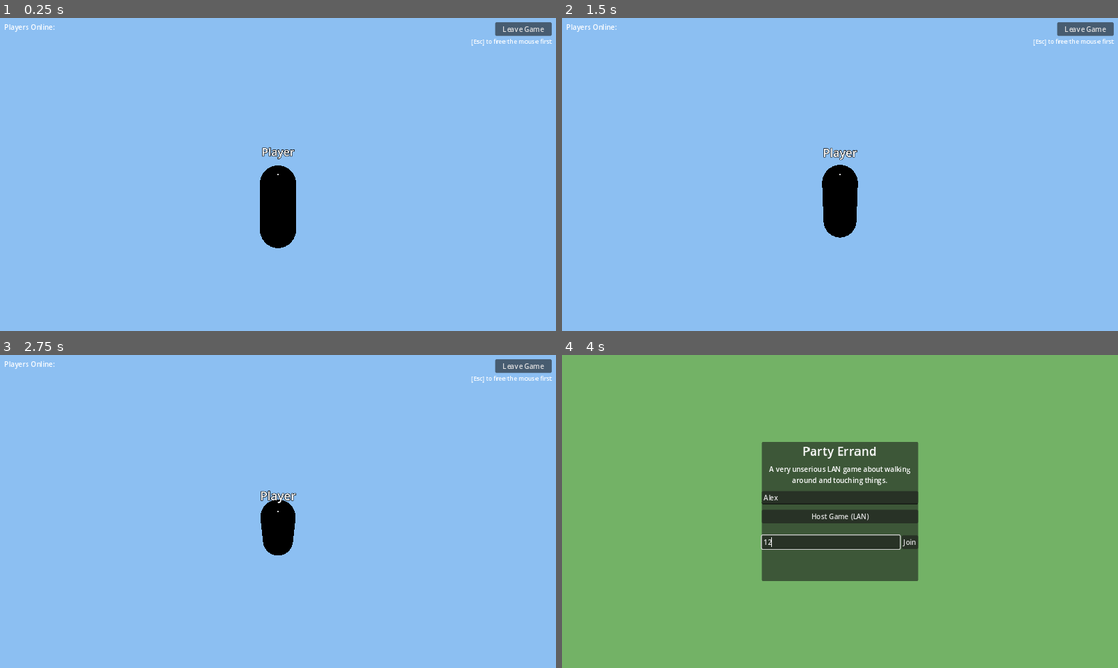
Above: before the commit, frames 1-4 (two rows, left to right).
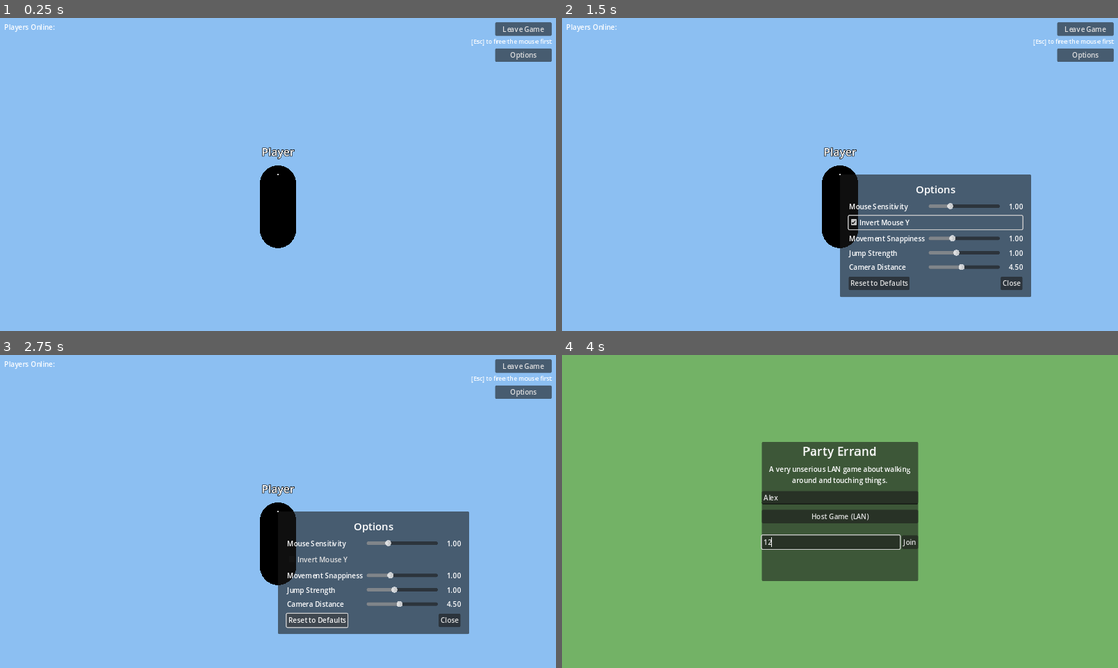
Above: after the commit, the same moments.

Repository: metheglin28/3dgame
Game: Godot game, scene res://scenes/player.tscn
Two runs of this game, one before a commit and one after it. Both use one fixed random seed, a clock stepped at 60 frames per second and the inputs below. This scene is started directly instead of the project's main scene.
Inputs (mouse positions are in pixels of both pictures, inside the frame that each line leads up to):
- Up to frame 1 (0.25 s): no input
- Up to frame 2 (1.5 s): click (1084, 55) at 0.5 s, where only the run after the commit has a clickable "Options"; click (934, 221) at 1.25 s, where only the run after the commit has a clickable "Invert Mouse Y"
- Up to frame 3 (2.75 s): click (316, 621) at 2 s, where only the run after the commit has a clickable "Reset to Defaults"
- Up to frame 4 (4 s): click "Leave Game" at 2.75 s; click (840, 498) at 3.52 s; type "Alex" at 3.6 s; click (828, 542) at 3.75 s; type "12" at 3.83 s

The runs differ from the first frame. In frame 1, 0.4% of the frame differs, in the area x 4-100%, y 2-14%; in frame 2, 14%; in frame 3, 14%, in the area x 4-100%, y 2-90%; in frame 4, nothing differs.

Commit message:
Add in-game options screen and graceful host shutdown
Options button in the HUD (free the mouse with Esc first) opens a panel
of live-applying sliders: mouse sensitivity, invert Y, movement
snappiness, jump strength, and camera distance. Values live in a new
Settings autoload, persist to user://settings.cfg (debounced saves),
and reload on startup. Camera/sensitivity settings are purely local;
movement snappiness and jump strength are RPC'd to the server (which
simulates movement) and clamped there to the slider ranges, so a
modified client can't grant itself super-jumps. The scroll-wheel zoom
now routes through the same camera-distance setting so the wheel and
slider stay in sync and the preference persists.

Also: while testing the settings RPC with two processes, found that a
client crashes (engine-level segfault in Godot 4.3's teardown) when
the HOST process dies abruptly mid-game. Verified this predates
today's changes. Mitigated the common real-world trigger by handling
NOTIFICATION_WM_CLOSE_REQUEST: closing the host's window now performs
a clean peer disconnect (same code path as the Leave button, which
clients handle fine) before quitting. A host hard-killed some other
way can still crash clients; that part is not fixable from GDScript.

Verified headless: slider widgets drive Settings; camera distance and
sensitivity/invert math apply exactly (2x sensitivity moved the camera
exactly 2x, inverted pitch inverted); jump peak velocity hit exactly
base*1.5 with the slider at 1.5; a remote client's feel values arrive
server-side with absurd values clamped (99.0 -> 1.8); settings survive
a save/reload round trip; and with graceful shutdown a connected
client now survives the host closing, landing back on the main menu.

Diff:
--- a/project.godot
+++ b/project.godot
@@ -20,6 +20,7 @@
 
 NetworkManager="*res://scripts/autoload/network_manager.gd"
 GameState="*res://scripts/autoload/game_state.gd"
+Settings="*res://scripts/autoload/settings.gd"
 
 [display]
 
--- a/scenes/player.tscn
+++ b/scenes/player.tscn
@@ -1,6 +1,7 @@
-[gd_scene load_steps=7 format=3]
+[gd_scene load_steps=8 format=3]
 
 [ext_resource type="Script" path="res://scripts/player.gd" id="1"]
+[ext_resource type="Script" path="res://scripts/options_menu.gd" id="2"]
 
 [sub_resource type="CapsuleShape3D" id="CapsuleShape3D_1"]
 radius = 0.4
@@ -124,6 +125,16 @@
 theme_override_font_sizes/font_size = 14
 text = "[Esc] to free the mouse first"
 
+[node name="OptionsButton" type="Button" parent="HUD"]
+anchors_preset = 1
+anchor_left = 1.0
+anchor_right = 1.0
+offset_left = -140.0
+offset_top = 70.0
+offset_right = -10.0
+offset_bottom = 100.0
+text = "Options"
+
 [node name="PlayerListLabel" type="Label" parent="HUD"]
 anchors_preset = 0
 offset_left = 10.0
@@ -132,3 +143,10 @@
 offset_bottom = 200.0
 theme_override_font_sizes/font_size = 16
 text = "Players Online:"
+
+[node name="OptionsMenu" type="Control" parent="HUD"]
+anchors_preset = 15
+anchor_right = 1.0
+anchor_bottom = 1.0
+visible = false
+script = ExtResource("2")
--- a/scripts/autoload/network_manager.gd
+++ b/scripts/autoload/network_manager.gd
@@ -20,6 +20,28 @@
 	multiplayer.connected_to_server.connect(_on_connected_to_server)
 	multiplayer.connection_failed.connect(_on_connection_failed)
 	multiplayer.server_disconnected.connect(_on_server_disconnected)
+	# Handle the window's X button ourselves (see _notification below).
+	get_tree().auto_accept_quit = false
+
+
+## Closing the window while hosting must disconnect gracefully BEFORE the
+## process dies: an abruptly killed host trips an engine-level teardown crash
+## (Godot 4.3) on every connected client. A clean peer close takes the same
+## path as the Leave button, which clients handle fine.
+func _notification(what: int) -> void:
+	if what == NOTIFICATION_WM_CLOSE_REQUEST:
+		graceful_quit()
+
+
+func graceful_quit() -> void:
+	if multiplayer.multiplayer_peer == null:
+		get_tree().quit()
+		return
+	leave_game()
+	# Keep the process alive a few frames so ENet actually transmits the
+	# disconnect handshake before we exit.
+	await get_tree().create_timer(0.2).timeout
+	get_tree().quit()
 
 
 func host_game(player_name: String, port: int = DEFAULT_PORT) -> Error:
--- /dev/null
+++ b/scripts/autoload/settings.gd
@@ -0,0 +1,76 @@
+extends Node
+## Autoload singleton holding player-tunable control-feel settings, persisted
+## to user://settings.cfg. UI (options_menu.gd) writes these and calls
+## notify_changed(); the local player listens for `changed` and applies them.
+##
+## Movement-feel values are expressed as multipliers of the base constants in
+## player.gd so defaults are obviously 1.0 and the server can clamp what a
+## client sends it to the same ranges the sliders allow.
+
+signal changed
+
+const SAVE_PATH := "user://settings.cfg"
+const BASE_SENSITIVITY := 0.0035
+
+const SENS_RANGE := Vector2(0.2, 3.0)
+const ACCEL_RANGE := Vector2(0.3, 2.5)
+const JUMP_RANGE := Vector2(0.5, 1.8)
+const CAMERA_RANGE := Vector2(1.5, 8.0)
+
+var sens_mult := 1.0
+var invert_y := false
+var accel_mult := 1.0
+var jump_mult := 1.0
+var camera_distance := 4.5
+
+var _save_pending := false
+
+
+func _ready() -> void:
+	load_from_disk()
+
+
+func notify_changed() -> void:
+	changed.emit()
+	_queue_save()
+
+
+func reset_to_defaults() -> void:
+	sens_mult = 1.0
+	invert_y = false
+	accel_mult = 1.0
+	jump_mult = 1.0
+	camera_distance = 4.5
+	notify_changed()
+
+
+func load_from_disk() -> void:
+	var cfg := ConfigFile.new()
+	if cfg.load(SAVE_PATH) != OK:
+		return
+	sens_mult = clampf(cfg.get_value("controls", "sens_mult", sens_mult), SENS_RANGE.x, SENS_RANGE.y)
+	invert_y = bool(cfg.get_value("controls", "invert_y", invert_y))
+	accel_mult = clampf(cfg.get_value("controls", "accel_mult", accel_mult), ACCEL_RANGE.x, ACCEL_RANGE.y)
+	jump_mult = clampf(cfg.get_value("controls", "jump_mult", jump_mult), JUMP_RANGE.x, JUMP_RANGE.y)
+	camera_distance = clampf(cfg.get_value("controls", "camera_distance", camera_distance), CAMERA_RANGE.x, CAMERA_RANGE.y)
+
+
+func save_now() -> void:
+	var cfg := ConfigFile.new()
+	cfg.set_value("controls", "sens_mult", sens_mult)
+	cfg.set_value("controls", "invert_y", invert_y)
+	cfg.set_value("controls", "accel_mult", accel_mult)
+	cfg.set_value("controls", "jump_mult", jump_mult)
+	cfg.set_value("controls", "camera_distance", camera_distance)
+	cfg.save(SAVE_PATH)
+
+
+## Debounced save so dragging a slider (or scrolling the zoom wheel) doesn't
+## hit the disk on every tick of the gesture.
+func _queue_save() -> void:
+	if _save_pending:
+		return
+	_save_pending = true
+	await get_tree().create_timer(1.0).timeout
+	_save_pending = false
+	save_now()
--- /dev/null
+++ b/scripts/options_menu.gd
@@ -0,0 +1,116 @@
+extends Control
+## In-game options panel for control feel, opened from the HUD's Options
+## button (free the mouse with Esc first). Every slider applies live -- the
+## local player listens to Settings.changed -- and persists via Settings.
+## The UI is built in code; this node just needs to be a full-rect Control.
+
+var _sens_slider: HSlider
+var _invert_check: CheckBox
+var _accel_slider: HSlider
+var _jump_slider: HSlider
+var _cam_slider: HSlider
+var _value_labels: Dictionary = {}
+
+
+func _ready() -> void:
+	mouse_filter = Control.MOUSE_FILTER_IGNORE
+	_build_ui()
+	visibility_changed.connect(_sync_from_settings)
+	_sync_from_settings()
+
+
+func _build_ui() -> void:
+	var panel := PanelContainer.new()
+	panel.set_anchors_preset(Control.PRESET_CENTER)
+	panel.custom_minimum_size = Vector2(440, 0)
+	add_child(panel)
+
+	var margin := MarginContainer.new()
+	margin.add_theme_constant_override("margin_left", 20)
+	margin.add_theme_constant_override("margin_right", 20)
+	margin.add_theme_constant_override("margin_top", 16)
+	margin.add_theme_constant_override("margin_bottom", 16)
+	panel.add_child(margin)
+
+	var vbox := VBoxContainer.new()
+	vbox.add_theme_constant_override("separation", 10)
+	margin.add_child(vbox)
+
+	var title := Label.new()
+	title.text = "Options"
+	title.horizontal_alignment = HORIZONTAL_ALIGNMENT_CENTER
+	title.add_theme_font_size_override("font_size", 24)
+	vbox.add_child(title)
+
+	_sens_slider = _add_slider_row(vbox, "Mouse Sensitivity", Settings.SENS_RANGE, 0.05,
+		func(v): Settings.sens_mult = v; Settings.notify_changed())
+
+	_invert_check = CheckBox.new()
+	_invert_check.text = "Invert Mouse Y"
+	_invert_check.toggled.connect(func(on): Settings.invert_y = on; Settings.notify_changed())
+	vbox.add_child(_invert_check)
+
+	_accel_slider = _add_slider_row(vbox, "Movement Snappiness", Settings.ACCEL_RANGE, 0.05,
+		func(v): Settings.accel_mult = v; Settings.notify_changed())
+	_jump_slider = _add_slider_row(vbox, "Jump Strength", Settings.JUMP_RANGE, 0.05,
+		func(v): Settings.jump_mult = v; Settings.notify_changed())
+	_cam_slider = _add_slider_row(vbox, "Camera Distance", Settings.CAMERA_RANGE, 0.1,
+		func(v): Settings.camera_distance = v; Settings.notify_changed())
+
+	var buttons := HBoxContainer.new()
+	vbox.add_child(buttons)
+	var reset := Button.new()
+	reset.text = "Reset to Defaults"
+	reset.pressed.connect(func():
+		Settings.reset_to_defaults()
+		_sync_from_settings()
+	)
+	buttons.add_child(reset)
+	var spacer := Control.new()
+	spacer.size_flags_horizontal = Control.SIZE_EXPAND_FILL
+	buttons.add_child(spacer)
+	var close := Button.new()
+	close.text = "Close"
+	close.pressed.connect(func(): hide())
+	buttons.add_child(close)
+
+
+func _add_slider_row(parent: Control, label_text: String, value_range: Vector2, step: float, on_change: Callable) -> HSlider:
+	var row := HBoxContainer.new()
+	parent.add_child(row)
+	var label := Label.new()
+	label.text = label_text
+	label.custom_minimum_size = Vector2(180, 0)
+	row.add_child(label)
+	var slider := HSlider.new()
+	slider.min_value = value_range.x
+	slider.max_value = value_range.y
+	slider.step = step
+	slider.size_flags_horizontal = Control.SIZE_EXPAND_FILL
+	slider.size_flags_vertical = Control.SIZE_SHRINK_CENTER
+	row.add_child(slider)
+	var value_label := Label.new()
+	value_label.custom_minimum_size = Vector2(48, 0)
+	value_label.horizontal_alignment = HORIZONTAL_ALIGNMENT_RIGHT
+	row.add_child(value_label)
+	_value_labels[slider] = value_label
+	slider.value_changed.connect(func(v):
+		value_label.text = "%.2f" % v
+		on_change.call(v)
+	)
+	return slider
+
+
+## Push current Settings values into the widgets without re-triggering their
+## change callbacks in a way that would matter (setting the same values back
+## into Settings is harmless).
+func _sync_from_settings() -> void:
+	if _sens_slider == null:
+		return
+	_sens_slider.set_value_no_signal(Settings.sens_mult)
+	_invert_check.set_pressed_no_signal(Settings.invert_y)
+	_accel_slider.set_value_no_signal(Settings.accel_mult)
+	_jump_slider.set_value_no_signal(Settings.jump_mult)
+	_cam_slider.set_value_no_signal(Settings.camera_distance)
+	for slider in _value_labels:
+		_value_labels[slider].text = "%.2f" % slider.value
--- a/scripts/player.gd
+++ b/scripts/player.gd
@@ -31,6 +31,12 @@
 var _pending_sprint: bool = false
 var _jump_buffer_timer: float = 0.0
 var _coyote_timer: float = 0.0
+
+# Per-player feel multipliers, applied by the SERVER during simulation. The
+# owning client pushes its Settings values here via _set_feel (server clamps
+# them to the same ranges the options sliders allow).
+var _accel_mult: float = 1.0
+var _jump_mult: float = 1.0
 
 # Purely cosmetic squash-and-stretch, driven off observed vertical position
 # rather than the server's real velocity -- that way it works identically
@@ -66,6 +72,8 @@
 @onready var hold_point: Marker3D = $Mesh/HoldPoint
 @onready var prompt_label: Label = $HUD/InteractPrompt
 @onready var leave_button: Button = $HUD/LeaveButton
+@onready var options_button: Button = $HUD/OptionsButton
+@onready var options_menu: Control = $HUD/OptionsMenu
 @onready var player_list_label: Label = $HUD/PlayerListLabel
 
 
@@ -87,6 +95,9 @@
 		NetworkManager.player_disconnected.connect(func(_id): _refresh_player_list())
 		_refresh_player_list()
 		leave_button.pressed.connect(_on_leave_pressed)
+		options_button.pressed.connect(func(): options_menu.visible = not options_menu.visible)
+		Settings.changed.connect(_apply_settings)
+		_apply_settings()
 	# _physics_process always stays enabled, even on non-server peers: it's also
 	# where the *local* player reads Input and streams it to the server (see
 	# below). Only the actual movement simulation later in that function is
@@ -97,19 +108,28 @@
 	if peer_id != multiplayer.get_unique_id():
 		return
 	if event is InputEventMouseMotion and GameState.mouse_captured:
-		camera_yaw -= event.relative.x * MOUSE_SENSITIVITY
-		camera_pitch = clamp(camera_pitch - event.relative.y * MOUSE_SENSITIVITY, -1.2, 1.0)
+		var sens: float = Settings.BASE_SENSITIVITY * Settings.sens_mult
+		var dy: float = event.relative.y * sens
+		if Settings.invert_y:
+			dy = -dy
+		camera_yaw -= event.relative.x * sens
+		camera_pitch = clamp(camera_pitch - dy, -1.2, 1.0)
 		camera_pivot.rotation.y = camera_yaw
 		spring_arm.rotation.x = camera_pitch
 		aim_pivot.rotation.x = camera_pitch
 	if event is InputEventMouseButton and event.pressed:
-		# Zoom is purely a local viewing preference, so it never touches the network.
+		# Zoom routes through Settings (still local-only) so the wheel and the
+		# options slider stay in sync and the preference persists.
 		if event.button_index == MOUSE_BUTTON_WHEEL_UP:
-			spring_arm.spring_length = clamp(spring_arm.spring_length - ZOOM_STEP, MIN_ZOOM, MAX_ZOOM)
+			Settings.camera_distance = clampf(Settings.camera_distance - ZOOM_STEP, MIN_ZOOM, MAX_ZOOM)
+			Settings.notify_changed()
 		elif event.button_index == MOUSE_BUTTON_WHEEL_DOWN:
-			spring_arm.spring_length = clamp(spring_arm.spring_length + ZOOM_STEP, MIN_ZOOM, MAX_ZOOM)
+			Settings.camera_distance = clampf(Settings.camera_distance + ZOOM_STEP, MIN_ZOOM, MAX_ZOOM)
+			Settings.notify_changed()
 	if event.is_action_pressed("toggle_mouse"):
 		GameState.toggle_mouse()
+		if GameState.mouse_captured:
+			options_menu.hide()
 	if event.is_action_pressed("interact"):
 		_request_interact.rpc_id(1)
 	if event.is_action_pressed("throw"):
@@ -120,6 +140,26 @@
 	if id == peer_id:
 		display_name = registered_name
 		name_label.text = display_name
+
+
+## Local player only: apply Settings to the camera immediately and ship the
+## movement-feel multipliers to the server, which simulates us.
+## (Mouse sensitivity/invert are read live in _unhandled_input.)
+func _apply_settings() -> void:
+	spring_arm.spring_length = clampf(Settings.camera_distance, MIN_ZOOM, MAX_ZOOM)
+	_set_feel.rpc_id(1, Settings.accel_mult, Settings.jump_mult)
+
+
+@rpc("any_peer", "call_local", "reliable")
+func _set_feel(accel_mult: float, jump_mult: float) -> void:
+	if not multiplayer.is_server():
+		return
+	if _verified_sender_id() != peer_id:
+		return
+	# Clamp to the same ranges the options sliders offer, so a modified client
+	# can't grant itself moon-gravity jumps.
+	_accel_mult = clampf(accel_mult, Settings.ACCEL_RANGE.x, Settings.ACCEL_RANGE.y)
+	_jump_mult = clampf(jump_mult, Settings.JUMP_RANGE.x, Settings.JUMP_RANGE.y)
 
 
 func _on_leave_pressed() -> void:
@@ -179,7 +219,7 @@
 	if not is_on_floor():
 		velocity.y -= ProjectSettings.get_setting("physics/3d/default_gravity") * delta
 	if _jump_buffer_timer > 0.0 and _coyote_timer > 0.0:
-		velocity.y = JUMP_VELOCITY
+		velocity.y = JUMP_VELOCITY * _jump_mult
 		_jump_buffer_timer = 0.0
 		_coyote_timer = 0.0
 
@@ -188,8 +228,8 @@
 	var direction := (basis_yaw * Vector3(_pending_move.x, 0, _pending_move.y))
 	if direction.length() > 0.001:
 		direction = direction.normalized()
-		velocity.x = move_toward(velocity.x, direction.x * speed, speed * ACCEL * delta)
-		velocity.z = move_toward(velocity.z, direction.z * speed, speed * ACCEL * delta)
+		velocity.x = move_toward(velocity.x, direction.x * speed, speed * ACCEL * _accel_mult * delta)
+		velocity.z = move_toward(velocity.z, direction.z * speed, speed * ACCEL * _accel_mult * delta)
 		# Only the visible MESH turns to face movement -- never the body root.
 		# The camera rig and interact ray are children of the root, so rotating
 		# the root would drag the camera around whenever you strafe (the world
@@ -198,8 +238,8 @@
 		# forward is -Z (Godot's convention).
 		mesh.rotation.y = lerp_angle(mesh.rotation.y, atan2(-direction.x, -direction.z), 12.0 * delta)
 	else:
-		velocity.x = move_toward(velocity.x, 0, speed * DECEL * delta)
-		velocity.z = move_toward(velocity.z, 0, speed * DECEL * delta)
+		velocity.x = move_toward(velocity.x, 0, speed * DECEL * _accel_mult * delta)
+		velocity.z = move_toward(velocity.z, 0, speed * DECEL * _accel_mult * delta)
 
 	move_and_slide()
 
Not shown, changed: README.md
